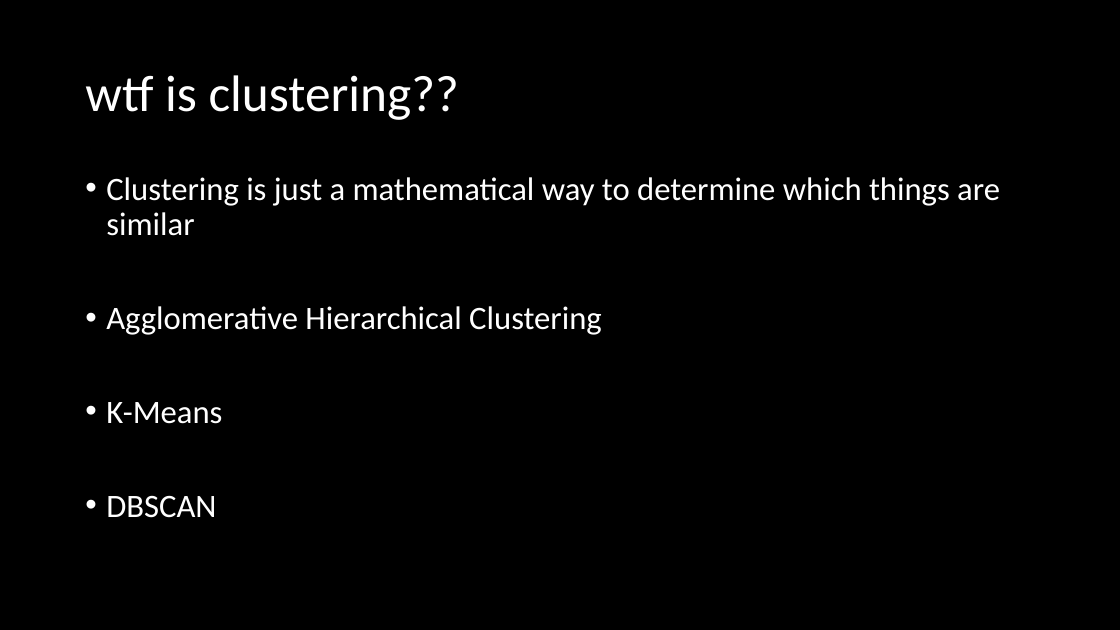
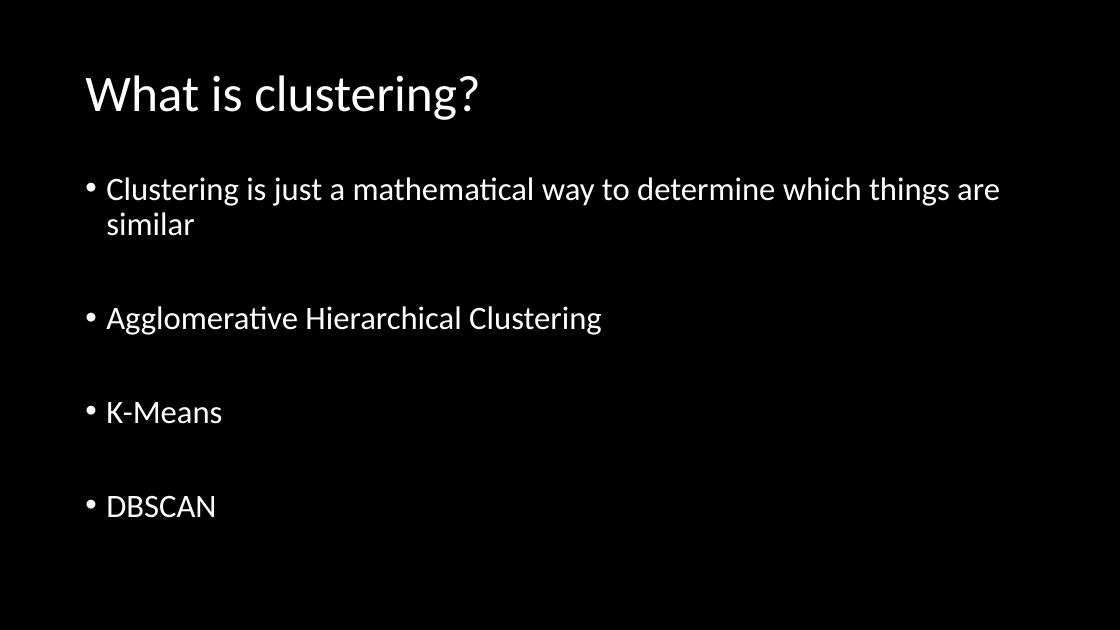
Before and after one commit to jrizcallah/Springboard, a slide deck: slide 20 of Springboard/capstone2/reports/sentiment_bias_presentation.pptx (slide 21 before the commit). Drawn at 1120x630 pixels with LibreOffice and Linux fonts; fonts in the diff are those of the drawing. Boxes give left, top, right and bottom in pixels: in the first picture for what was removed or moved away, otherwise in the second. Text is boxed around its words. In the diff, an @@ line names an element or a change of style, - is before the commit and + after.

```diff
--- a/Springboard/capstone2/reports/sentiment_bias_presentation.pptx
+++ b/Springboard/capstone2/reports/sentiment_bias_presentation.pptx
@@ title at <box>85,75,481,120</box>: text changed @@
-wtf is clustering??
+What is clustering?
```
Also in this commit, not shown: 8 slides added, 2 slides removed, 9 other files.
